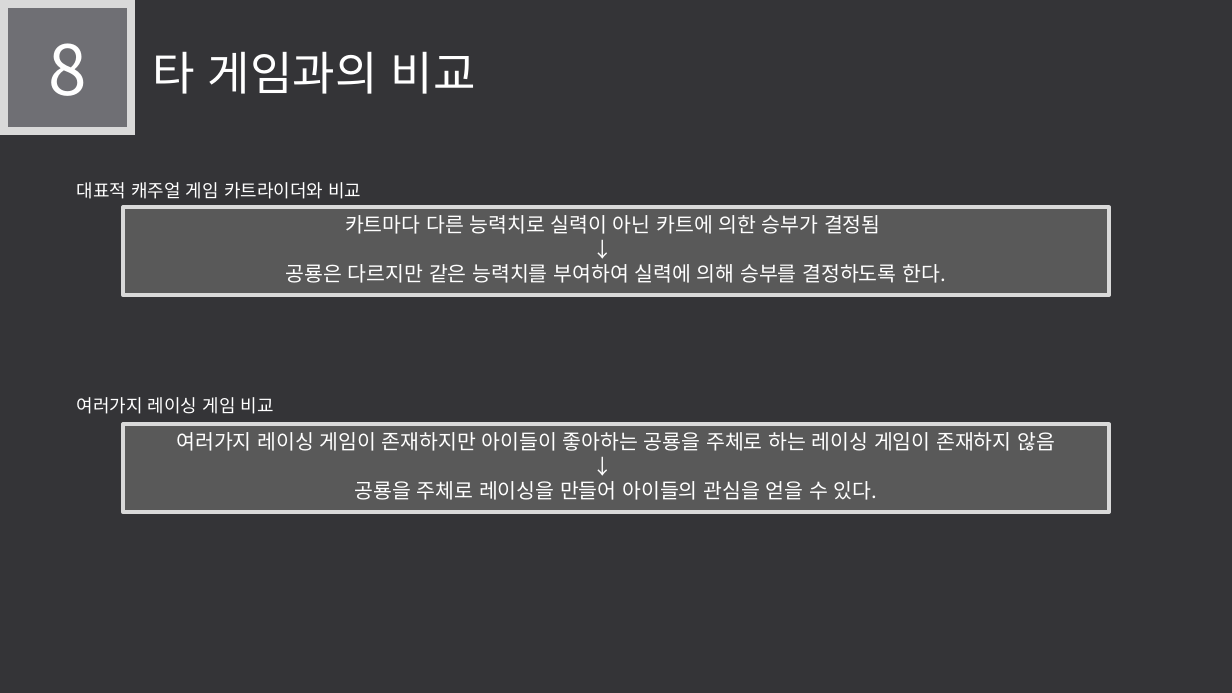
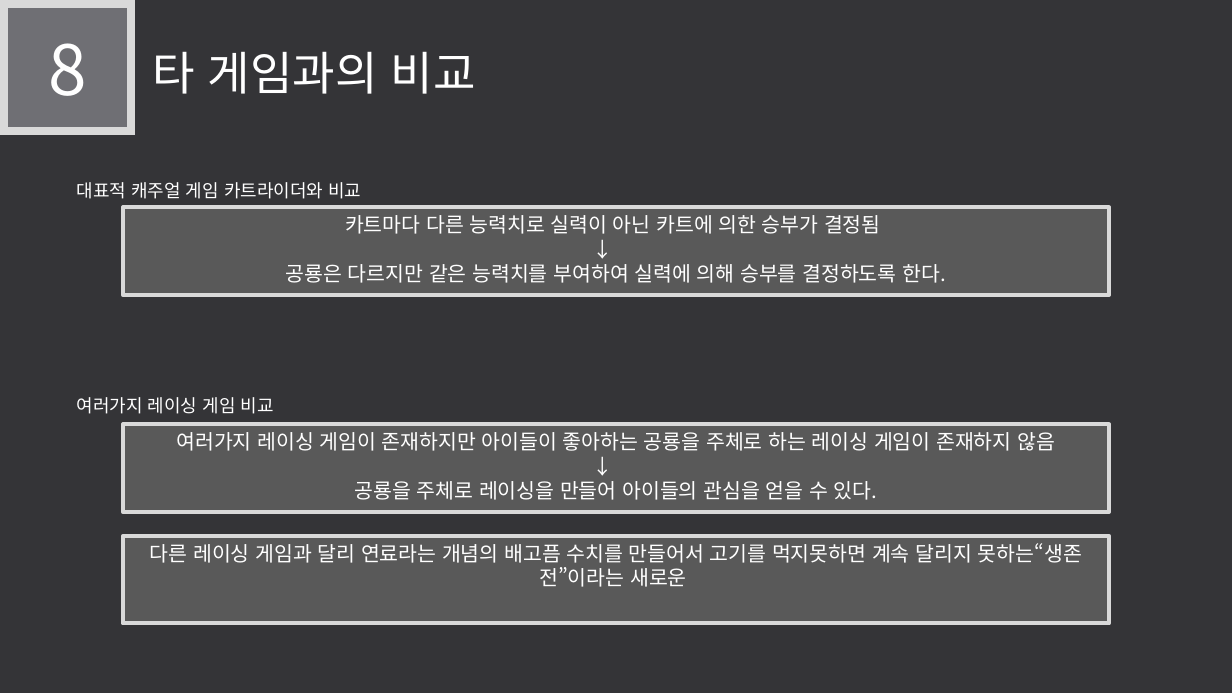
Before and after one commit to LEGO0937/Our_Project, a slide deck: slide 15 of 기획단계/졸작 제안서_α.pptx. Drawn at 1232x693 pixels with LibreOffice and Linux fonts; fonts in the diff are those of the drawing. Boxes give left, top, right and bottom in pixels: in the first picture for what was removed or moved away, otherwise in the second. Text is boxed around its words. In the diff, an @@ line names an element or a change of style, - is before the commit and + after.

Commit message:
타게임과 비교 수정중
다른게임과 비교에서 생존전을 말해서 비교하고있다 현재 수정중

```diff
--- a/기획단계/졸작 제안서_α.pptx
+++ b/기획단계/졸작 제안서_α.pptx
@@ rectangle added at [123,536,1110,624], fill #595959, outline #D9D9D9 3 pt, 16 pt, text #FFFFFF @@
+다른 레이싱 게임과 달리 연료라는 개념의 배고픔 수치를 만들어서 고기를 먹지못하면 계속 달리지 못하는“생존 전”이라는 새로운
```
Also in this commit, not shown: 1 slide added.
